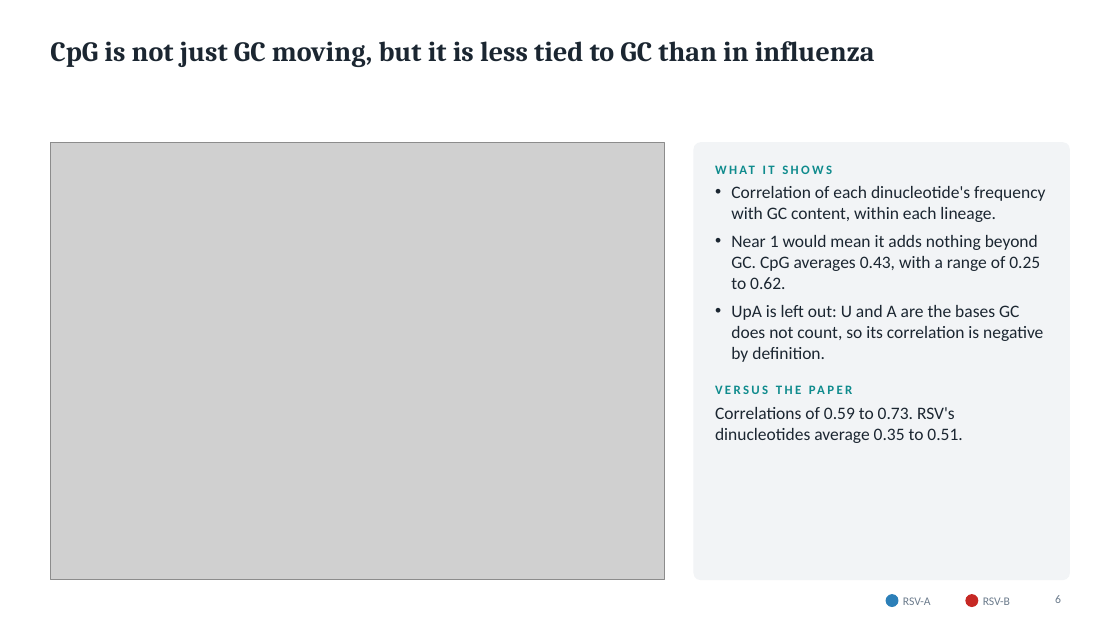
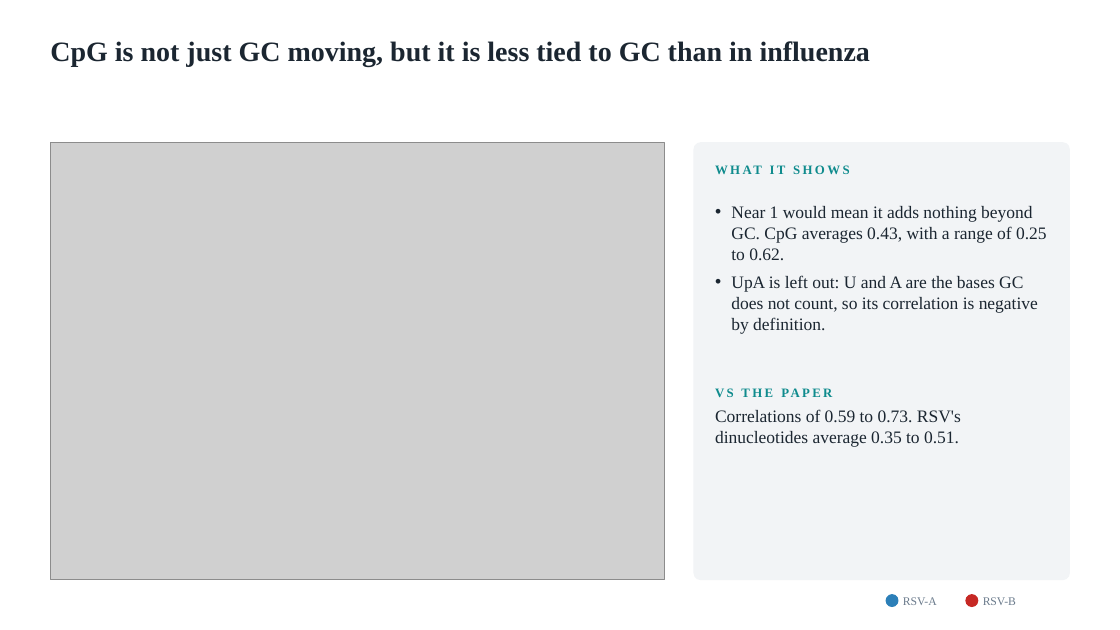
Before and after one commit to Wlimni/RSV, a slide deck: slide 6 of docs/RSV_Results_Update.pptx. Drawn at 1120x630 pixels with LibreOffice and Linux fonts; fonts in the diff are those of the drawing; grey boxes stand for pictures. Boxes give left, top, right and bottom in pixels: in the first picture for what was removed or moved away, otherwise in the second. Text is boxed around its words. In the diff, an @@ line names an element or a change of style, - is before the commit and + after.

```diff
--- a/docs/RSV_Results_Update.pptx
+++ b/docs/RSV_Results_Update.pptx
@@ title "CpG is not just GC ..." at [50,41,870,67]: font Cambria to Times New Roman @@
@@ text at [715,206,1047,447]: text changed; font Calibri to Times New Roman @@
-VERSUS THE PAPER
+VS THE PAPER
@@ text at [715,206,1047,447]: font Calibri to Times New Roman @@
@@ text at [731,186,1045,222]: paragraph removed @@
-• Correlation of each dinucleotide's frequency with GC content, within each lineage.
@@ text "RSV-A" at [903,597,937,605]: font Calibri to Times New Roman @@
@@ text "RSV-B" at [983,597,1016,605]: font Calibri to Times New Roman @@
@@ page number removed at [1055,595,1061,603] @@
-6
```
Also in this commit, not shown: 7 other slides changed, 1 slide removed, 7 other files.
